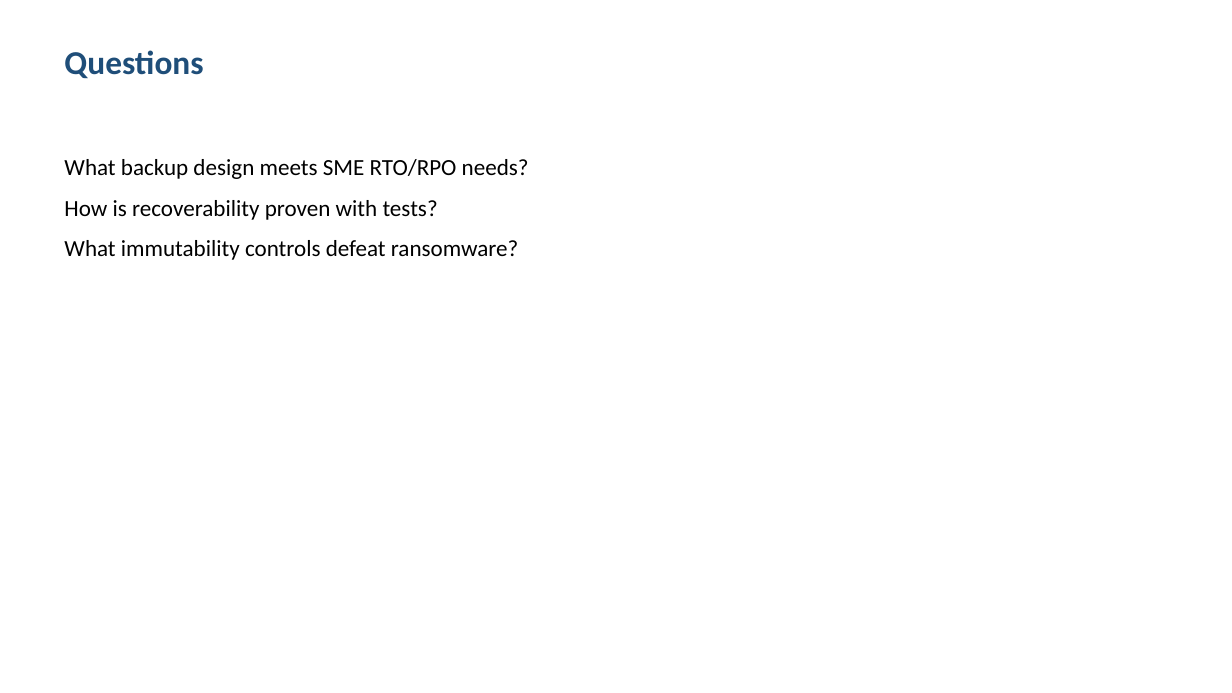
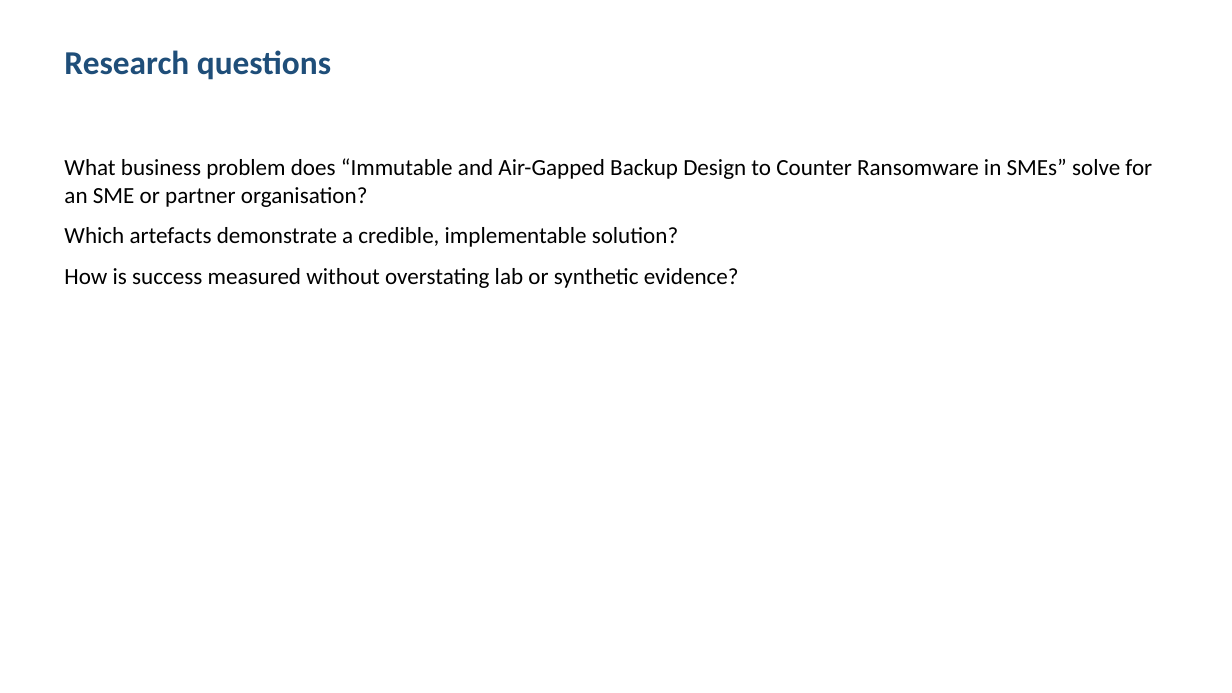
Before and after one commit to shohrabniaz/immutable-airgap-backup-design, a slide deck: slide 2 of Final_Submission/02_Presentation.pptx. Drawn at 1232x693 pixels with LibreOffice and Linux fonts; fonts in the diff are those of the drawing. Boxes give left, top, right and bottom in pixels: in the first picture for what was removed or moved away, otherwise in the second. Text is boxed around its words. In the diff, an @@ line names an element or a change of style, - is before the commit and + after.

```diff
--- a/Final_Submission/02_Presentation.pptx
+++ b/Final_Submission/02_Presentation.pptx
@@ text at [64,50,331,80]: text changed @@
-Questions
+Research questions
@@ text at [64,158,1152,288]: text changed @@
-What backup design meets SME RTO/RPO needs?
-How is recoverability proven with tests?
-What immutability controls defeat ransomware?
+What business problem does “Immutable and Air-Gapped Backup Design to Counter Ransomware in SMEs” solve for an SME or partner organisation?
+Which artefacts demonstrate a credible, implementable solution?
+How is success measured without overstating lab or synthetic evidence?
```
Also in this commit, not shown: 3 other slides changed, 12 other files.
